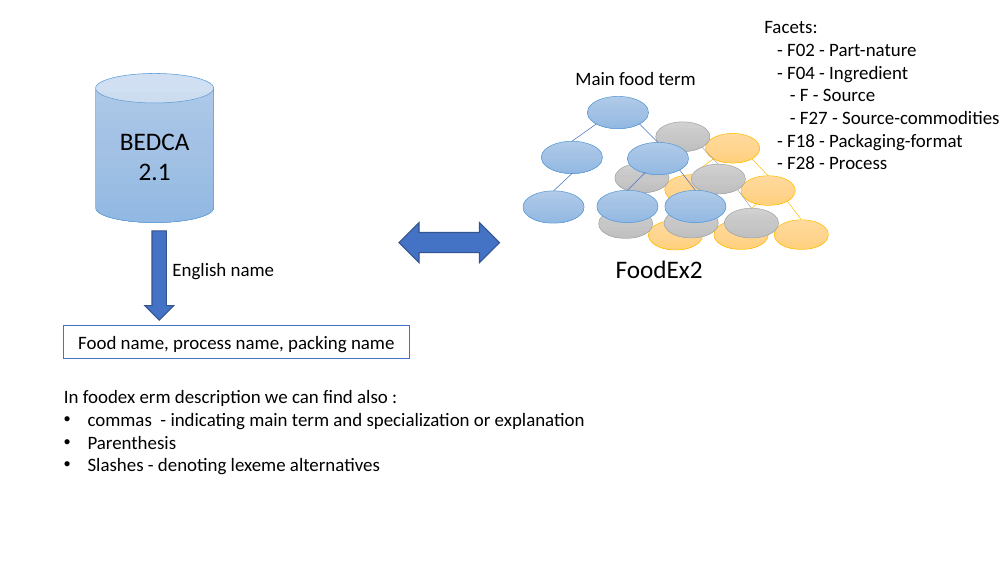
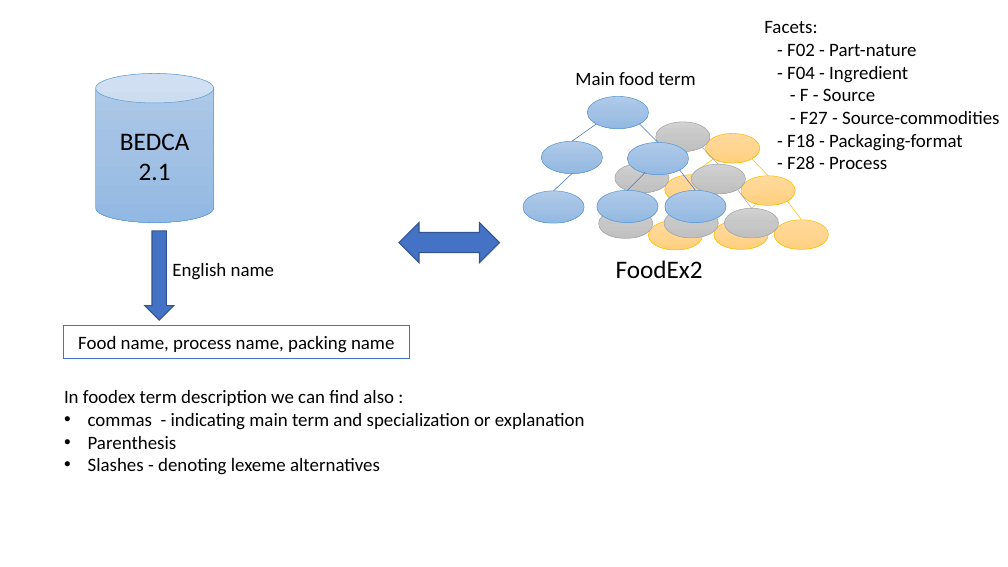
Before and after one commit to javieruhk/RecipeManager, a slide deck: slide 3 of datos/matcher_ideas.pptx. Drawn at 1008x567 pixels with LibreOffice and Linux fonts; fonts in the diff are those of the drawing. Boxes give left, top, right and bottom in pixels: in the first picture for what was removed or moved away, otherwise in the second. Text is boxed around its words. In the diff, an @@ line names an element or a change of style, - is before the commit and + after.

```diff
--- a/datos/matcher_ideas.pptx
+++ b/datos/matcher_ideas.pptx
@@ text at (64,390,394,406): text changed @@
-In foodex erm description we can find also :
+In foodex term description we can find also :
```
Also in this commit, not shown: 1 other slide changed.
